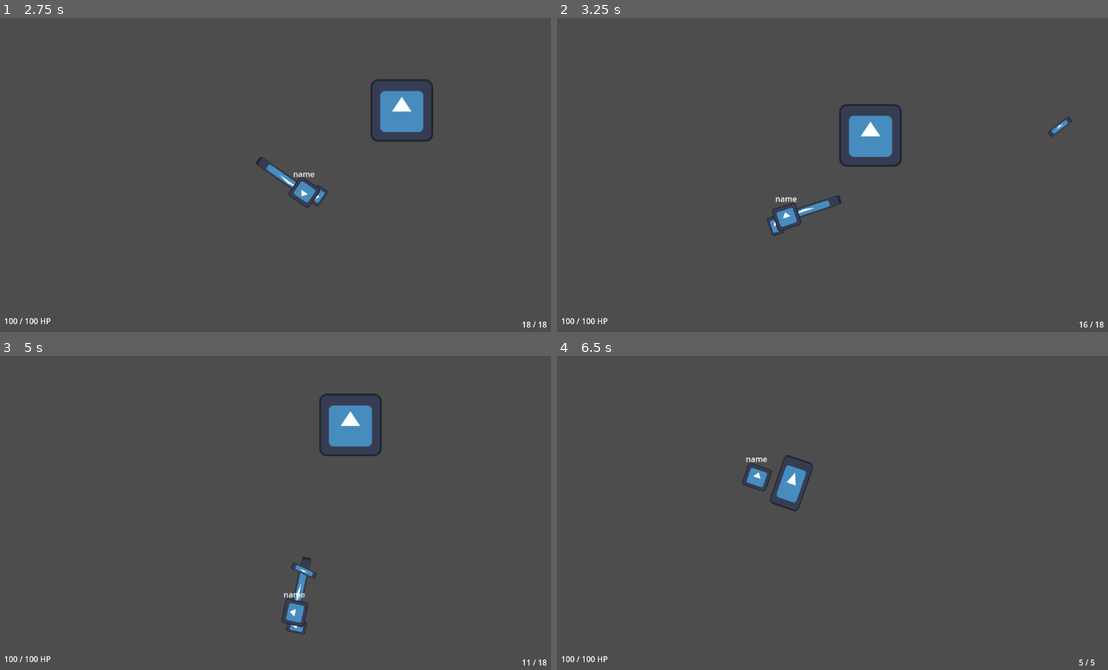
Above: before the commit, frames 1-4 (two rows, left to right).
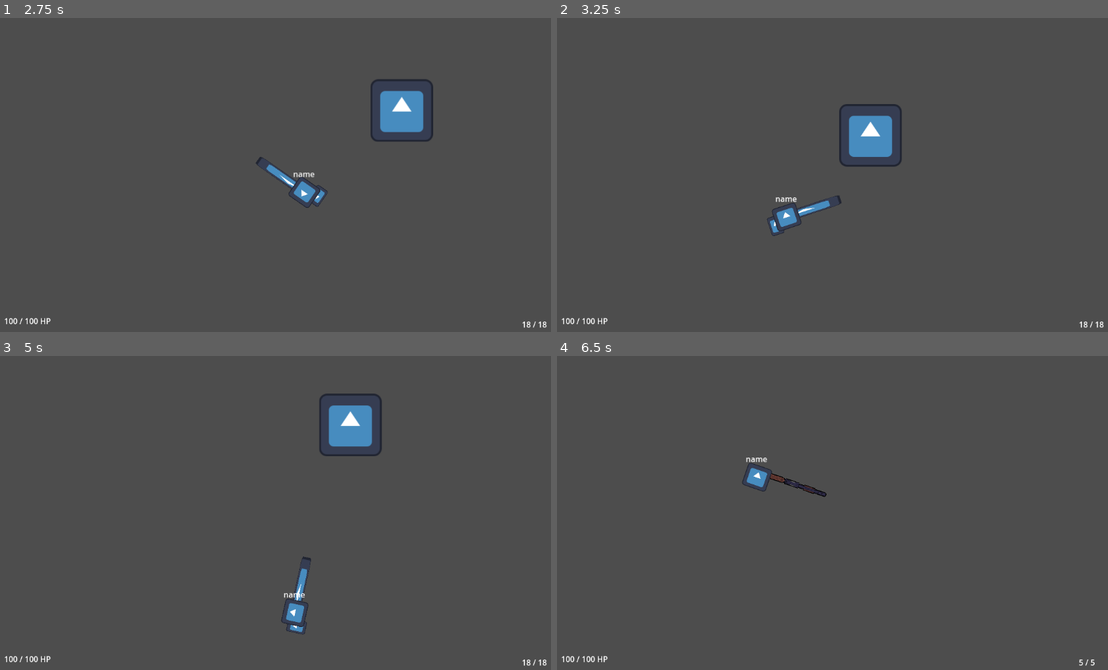
Above: after the commit, the same moments.

Repository: filipjaruska/mtds
Game: Godot game, scene res://nodes/menu/main.tscn
The game is run twice, just before and just after one commit, with the same random seed, the same clock (stepped at 60 frames per second) and the same inputs. The engine's default icon, where the game draws it, is replaced by a stand-in: a white triangle on a blue panel in a dark square.
Inputs (mouse positions are in pixels of both pictures, inside the frame that each line leads up to):
- Up to frame 1 (2.75 s): click "Start" at 0.5 s; click "Host" at 1.25 s; click "Start" at 2 s
- Up to frame 2 (3.25 s): tap Enter at 2.75 s; move the mouse to (959, 159) at 2.77 s; press the mouse at (959, 159) at 2.78 s; hold Right (ui_right) from 2.78 s (still down)
- Up to frame 3 (5 s): move the mouse to (165, 528) at 3.52 s; release Right (ui_right) at 3.53 s; release the mouse at (165, 528) at 3.53 s; hold Down (ui_down) 3.53-4.28 s; tap Shift (Dash) at 3.6 s; click (165, 528) at 3.8 s; move the mouse to (330, 443) at 4.27 s; press the mouse at (330, 443) at 4.28 s; hold Right (ui_right) from 4.28 s (still down)
- Up to frame 4 (6.5 s): move the mouse to (804, 578) at 5.02 s; release Right (ui_right) at 5.03 s; release the mouse at (804, 578) at 5.03 s; hold Up (ui_up) 5.03-5.78 s; tap Q (switch_weapon) at 5.1 s; click (804, 578) at 5.3 s; move the mouse to (1003, 563) at 5.77 s; press the mouse at (1003, 563) at 5.78 s; hold Left (ui_left) from 5.78 s (still down); tap R (reload) at 6.4 s

Frame 1 is identical in both runs. In frame 2, less than 0.1% of the frame differs, in the area x 88-97%, y 31-99%; in frame 3, less than 0.1%; in frame 4, 0.7%, in the area x 38-49%, y 31-50%.
Error after the commit: Cannot call method 'play' on a null value. (res://scripts/weapons/ranged_weapon.gd:22)

Commit message:
Shotgun sprite and animations

Diff:
--- a/nodes/weapons/shotgun.tscn
+++ b/nodes/weapons/shotgun.tscn
@@ -1,14 +1,59 @@
-[gd_scene load_steps=4 format=3 uid="uid://b7r7dn2ffb7d8"]
+[gd_scene load_steps=7 format=3 uid="uid://b7r7dn2ffb7d8"]
 
 [ext_resource type="Script" path="res://scripts/weapons/shotgun.gd" id="1_b2bdx"]
 [ext_resource type="PackedScene" uid="uid://xcnabvtbwikx" path="res://nodes/weapons/bullet.tscn" id="2_3ha8g"]
-[ext_resource type="Texture2D" uid="uid://drgp18whtsyeg" path="res://icon.svg" id="2_rr0ap"]
+[ext_resource type="Texture2D" uid="uid://21i542wshh3o" path="res://assets/guns/shotgun/Shotgun.base.png" id="3_k83dr"]
+
+[sub_resource type="Animation" id="Animation_3aled"]
+resource_name = "Idle"
+tracks/0/type = "value"
+tracks/0/imported = false
+tracks/0/enabled = true
+tracks/0/path = NodePath("Sprite2D:frame")
+tracks/0/interp = 1
+tracks/0/loop_wrap = true
+tracks/0/keys = {
+"times": PackedFloat32Array(0),
+"transitions": PackedFloat32Array(1),
+"update": 1,
+"values": [0]
+}
+
+[sub_resource type="Animation" id="Animation_tor5g"]
+resource_name = "Shooting"
+tracks/0/type = "value"
+tracks/0/imported = false
+tracks/0/enabled = true
+tracks/0/path = NodePath("Sprite2D:frame")
+tracks/0/interp = 1
+tracks/0/loop_wrap = true
+tracks/0/keys = {
+"times": PackedFloat32Array(0, 0.0503902, 0.10039, 0.15, 0.2, 0.25, 0.3, 0.35, 0.45, 0.55, 0.6, 0.65, 0.7, 0.8, 0.85, 0.95, 2.6),
+"transitions": PackedFloat32Array(1, 1, 1, 1, 1, 1, 1, 1, 1, 1, 1, 1, 1, 1, 1, 1, 1),
+"update": 1,
+"values": [1, 2, 3, 4, 5, 6, 7, 8, 9, 10, 11, 12, 13, 14, 15, 15, 0]
+}
+
+[sub_resource type="AnimationLibrary" id="AnimationLibrary_vod60"]
+_data = {
+"Idle": SubResource("Animation_3aled"),
+"Shooting": SubResource("Animation_tor5g")
+}
 
 [node name="Shotgun" type="Node2D"]
 script = ExtResource("1_b2bdx")
 bullet_scene = ExtResource("2_3ha8g")
 
 [node name="Sprite2D" type="Sprite2D" parent="."]
-position = Vector2(32.5, -11.5)
-scale = Vector2(0.492188, 0.820312)
-texture = ExtResource("2_rr0ap")
+texture_filter = 1
+position = Vector2(40, -10)
+scale = Vector2(1.5, 1.5)
+texture = ExtResource("3_k83dr")
+hframes = 16
+
+[node name="AnimationPlayer" type="AnimationPlayer" parent="."]
+libraries = {
+"": SubResource("AnimationLibrary_vod60")
+}
+
+[connection signal="animation_finished" from="AnimationPlayer" to="." method="_on_animation_player_animation_finished"]
--- a/scripts/weapons/ranged_weapon.gd
+++ b/scripts/weapons/ranged_weapon.gd
@@ -7,6 +7,9 @@
 @export var MAX_AMMO: int
 @export var slowness: float = 20.0
 @export var slowness_duration: float = 300.0
+@export var animation_player: AnimationPlayer
+@export var shooting_animation: String
+@export var idle_animation: String
 
 var last_shot_time: float = 0.0
 
@@ -16,14 +19,13 @@
 func shoot():
 	if Time.get_ticks_msec() - last_shot_time >= 1000 / fire_rate:
 		if AMMO > 0:
+			animation_player.play(shooting_animation)
 			_shoot_bullet()
 			rpc("network_shoot")
 			last_shot_time = Time.get_ticks_msec()
 			AMMO -= 1
-		else:
-			print("Out of AMMO!")
+@rpc("any_peer")
 
-@rpc("any_peer")
 func network_shoot():
 	_shoot_bullet()
 
--- a/scripts/weapons/shotgun.gd
+++ b/scripts/weapons/shotgun.gd
@@ -5,14 +5,16 @@
 @export var ammo: int = 5
 @export var max_ammo: int = 5
 
-
 func _ready():
 	set_ammo_and_max_ammo(ammo, max_ammo)
 	slowness = 40.0
 	slowness_duration = 400.0
 	fire_rate = 1
+	animation_player = $AnimationPlayer
+	shooting_animation = "Shooting"
+	idle_animation = "Idle"
+func _shoot_bullet():
 
-func _shoot_bullet():
 	for i in range(pellets):
 		var bullet: Area2D = bullet_scene.instantiate()
 		get_parent().add_child(bullet)
@@ -22,3 +24,8 @@
 		bullet.global_position = global_position + offset
 
 		bullet.rotation = global_rotation + randf() * 0.1 - 0.05
+
+
+func _on_animation_player_animation_finished(anim_name):
+	if anim_name == shooting_animation:
+		animation_player.play(idle_animation)
--- a/scripts/weapons/weapon_manager.gd
+++ b/scripts/weapons/weapon_manager.gd
@@ -92,7 +92,6 @@
 				if current_weapon.slowness_duration > 0 && weapons[current_weapon_index].AMMO > 0:
 					player.current_speed = lerp(200.0, current_weapon.slowness, 0.8)
 					slow_timer.start(current_weapon.slowness_duration / 1000.0)
-
 			if Input.is_action_just_pressed("reload"):
 				current_weapon.reload()
 				update_hud()
Binary file added: assets/guns/shotgun/Shotgun.base.png
Not shown, added: assets/guns/shotgun/Shotgun.base.png.import
